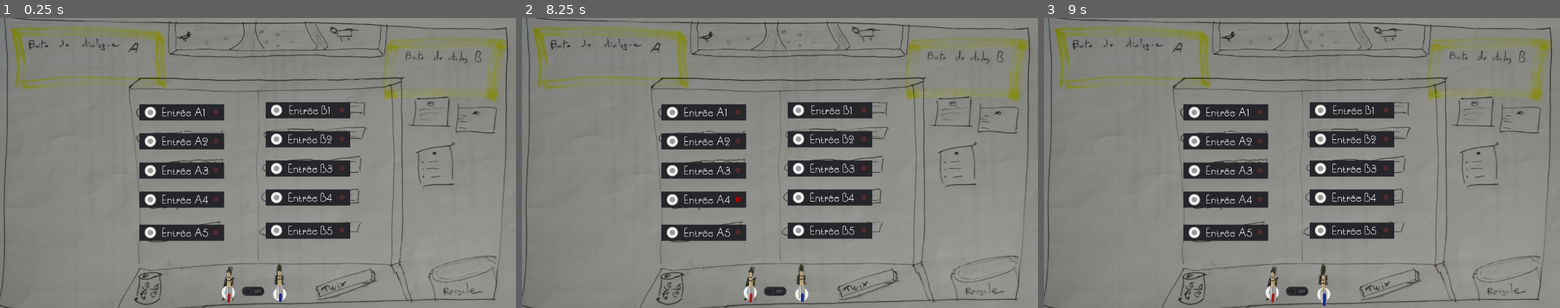
Above: before the commit, frames 1-3 (left to right).
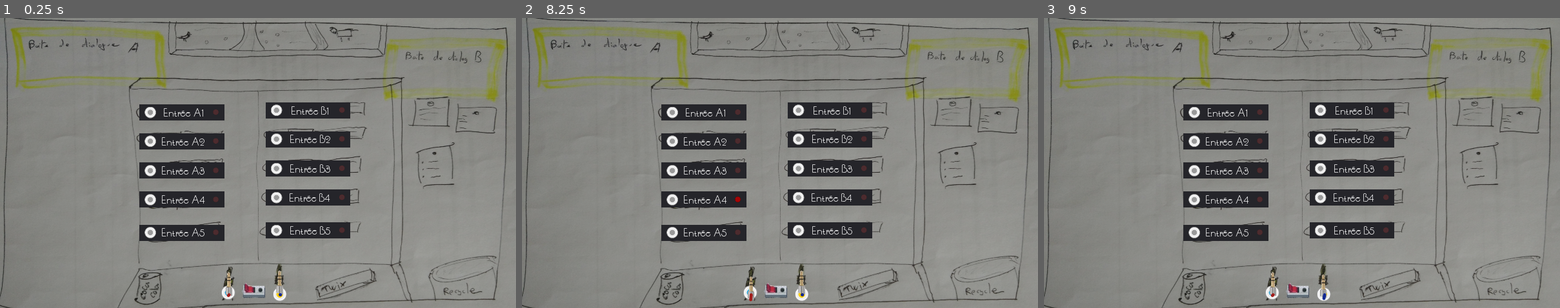
Above: after the commit, the same moments.

Repository: Nutriz/GodotWildJam21
Game: Godot game, scene res://Game.tscn
Two runs of this game, one before a commit and one after it. Both use one fixed random seed, a clock stepped at 60 frames per second and the inputs below.
Inputs (mouse positions are in pixels of both pictures, inside the frame that each line leads up to):
- Up to frame 1 (0.25 s): no input
- Up to frame 2 (8.25 s): tap Enter at 0.5, 2, 3.5 s; move the mouse to (671, 113) at 0.52 s; click (671, 113) at 0.67 s; tap Space (skip) at 1.25, 2.75, 4.25 s; move the mouse to (671, 142) at 1.27 s; click (671, 142) at 1.42 s; move the mouse to (671, 171) at 2.02 s; click (671, 171) at 2.17 s; move the mouse to (671, 200) at 2.77 s; click (671, 200) at 2.92 s; move the mouse to (671, 232) at 3.52 s; click (671, 232) at 3.67 s; move the mouse to (800, 110) at 4.27 s; click (800, 110) at 4.42 s; move the mouse to (800, 139) at 5.02 s; click (800, 139) at 5.17 s; move the mouse to (800, 168) at 5.77 s; click (800, 168) at 5.92 s; move the mouse to (800, 197) at 6.52 s; click (800, 197) at 6.67 s; move the mouse to (800, 229) at 7.27 s; click (800, 229) at 7.42 s; move the mouse to (749, 284) at 8.02 s; click (749, 284) at 8.17 s
- Up to frame 3 (9 s): move the mouse to (1322, 281) at 8.77 s; click (1322, 281) at 8.92 s

The runs differ from the first frame. In frame 1, 1.7% of the frame differs, in the area x 27-98%, y 1-99%; in frame 2, 1.7%; in frame 3, 1.7%.

Commit message:
Added switch etape, also some basic sounds

Diff:
--- a/Game.gd
+++ b/Game.gd
@@ -8,6 +8,7 @@
 	Events.connect("jack_disconnected", self, "on_jack_disconnected")
 	Events.connect("dialogue_finished", self, "on_dialogue_finished")
 	Events.connect("can_be_holded", self, "on_can_be_holded")
+	Global.switch_button = $HoldSwitch
 
 func _process(delta):
 
@@ -30,40 +31,47 @@
 func on_jack_connected(jack_name, input):
 	print(str(jack_name) + " connected to " + str(Global.Inputs.keys()[input.input]))
 	input.set_connected()
+	$SFX/Ringing.stop()
 	if jack_name.ends_with("A"):
 		if input.is_ringing:
 			connectionA = input
 			Events.emit_signal("start_dialogue")
 		else:
 			yield(get_tree().create_timer(0.5), "timeout")
-			$Noise1.play()
-	else:
-		# TODO add if "is already in communication
-		Events.emit_signal("start_answer", input.input)
+			$SFX/Noise1.play()
+	elif connectionA != null and not $HoldSwitch.disabled:
 		connectionB = input.input
 
 func on_jack_disconnected(jack_name, connected_input):
 	print(jack_name + " disconnected from " + str(connected_input))
-	$Noise1.stop()
+	$SFX/Noise1.stop()
 	connected_input.set_disconnected()
 
 func on_dialogue_finished():
 	print("reset")
 	$JackA.reset_position()
 	$JackB.reset_position()
-	$CheckButton.pressed = false
-	$CheckButton.disabled = true
+	$HoldSwitch.pressed = false
+	$HoldSwitch.disabled = true
+	randomize()
+	$CallTimer.wait_time = rand_range(2, 10)
 	$CallTimer.start()
+	print("started new call timer with: " + str($CallTimer.wait_time))
 
 func _on_holding_toggled(button_pressed):
 	if button_pressed and connectionA != null:
 		connectionA.hold_call()
+		$SFX/HoldingNoise.play()
 		Events.emit_signal("holding_input")
+	else:
+		Events.emit_signal("start_answer", connectionB)
+		$SFX/HoldingNoise.stop()
 
 func on_can_be_holded(input):
-	$CheckButton.disabled = false
+	$HoldSwitch.disabled = false
 
 func _on_call_timer_timeout():
 	randomize()
 	var index = randi() % 5
-	$Inputs.get_children()[index].start_call()
+	$Inputs.get_children()[index].start_ringing()
+	$SFX/Ringing.play()
--- a/Game.tscn
+++ b/Game.tscn
@@ -9,6 +9,10 @@
 [ext_resource path="res://Scenes/DialogSystem.tscn" type="PackedScene" id=7]
 [ext_resource path="res://Assets/Sounds/noise1.ogg" type="AudioStream" id=8]
 [ext_resource path="res://Assets/Sounds/click2.ogg" type="AudioStream" id=9]
+[ext_resource path="res://Assets/Sounds/ringing.ogg" type="AudioStream" id=10]
+[ext_resource path="res://Assets/Sprites/switch_button_on.png" type="Texture" id=11]
+[ext_resource path="res://Assets/Sprites/switch_button_off.png" type="Texture" id=12]
+[ext_resource path="res://Assets/Sounds/noise2.ogg" type="AudioStream" id=13]
 
 [node name="Game" type="Node2D"]
 script = ExtResource( 1 )
@@ -145,14 +149,19 @@
 
 [node name="DialogSystem" parent="." instance=ExtResource( 7 )]
 
-[node name="CheckButton" type="CheckButton" parent="."]
-margin_left = 521.981
-margin_top = 659.333
-margin_right = 666.981
-margin_bottom = 699.333
+[node name="HoldSwitch" type="TextureButton" parent="."]
+margin_left = 600.321
+margin_top = 656.849
+margin_right = 676.321
+margin_bottom = 696.849
 focus_mode = 0
 disabled = true
+toggle_mode = true
 enabled_focus_mode = 0
+texture_normal = ExtResource( 12 )
+texture_pressed = ExtResource( 11 )
+texture_hover = ExtResource( 12 )
+texture_disabled = ExtResource( 12 )
 __meta__ = {
 "_edit_use_anchors_": false
 }
@@ -162,10 +171,21 @@
 one_shot = true
 autostart = true
 
-[node name="Noise1" type="AudioStreamPlayer" parent="."]
+[node name="SFX" type="AudioStreamPlayer" parent="."]
+
+[node name="Noise1" type="AudioStreamPlayer" parent="SFX"]
 stream = ExtResource( 8 )
 
-[node name="JackOver" type="AudioStreamPlayer" parent="."]
+[node name="JackOver" type="AudioStreamPlayer" parent="SFX"]
 stream = ExtResource( 9 )
-[connection signal="toggled" from="CheckButton" to="." method="_on_holding_toggled"]
+
+[node name="Ringing" type="AudioStreamPlayer" parent="SFX"]
+stream = ExtResource( 10 )
+volume_db = -5.0
+
+[node name="HoldingNoise" type="AudioStreamPlayer" parent="SFX"]
+stream = ExtResource( 13 )
+volume_db = -24.0
+pitch_scale = 0.81
+[connection signal="toggled" from="HoldSwitch" to="." method="_on_holding_toggled"]
 [connection signal="timeout" from="CallTimer" to="." method="_on_call_timer_timeout"]
--- a/Scenes/Jack.gd
+++ b/Scenes/Jack.gd
@@ -14,7 +14,7 @@
 			picked = event.pressed
 			if not event.pressed and not $Area.get_overlapping_areas().empty():
 				var input_overlapped = $Area.get_overlapping_areas().front()
-				if (name == "JackA" and input_overlapped.is_in_group("inputsA")) or (name == "JackB" and input_overlapped.is_in_group("inputsB")):
+				if (name == "JackA" and input_overlapped.is_in_group("inputsA")) or (name == "JackB" and input_overlapped.is_in_group("inputsB") and Global.switch_button.pressed):
 					var input = $Area.get_overlapping_areas().front().get_parent()
 					self.connected_input = input
 				else:
--- a/Scenes/Jack.tscn
+++ b/Scenes/Jack.tscn
@@ -4,18 +4,20 @@
 [ext_resource path="res://Scenes/Jack.gd" type="Script" id=2]
 
 [sub_resource type="CapsuleShape2D" id=1]
-radius = 4.86356
-height = 49.213
+radius = 10.3836
+height = 39.0493
 
 [node name="Jack" type="Node2D"]
 script = ExtResource( 2 )
 
 [node name="Sprite" type="Sprite" parent="."]
-position = Vector2( 2.49041, 15.3198 )
-rotation = 0.236714
+position = Vector2( 3.24145, 8.31014 )
+rotation = 0.251327
 scale = Vector2( 0.520002, 0.48 )
 skew = 4.37114e-08
 texture = ExtResource( 1 )
+region_enabled = true
+region_rect = Rect2( 0, 0, 50, 120 )
 
 [node name="Area" type="Area2D" parent="."]
 position = Vector2( 1.14157, -0.546944 )
@@ -26,6 +28,6 @@
 shape = SubResource( 1 )
 
 [node name="Cable" type="Position2D" parent="."]
-position = Vector2( 0.698334, 51.7875 )
+position = Vector2( 0.197647, 37.5178 )
 skew = 4.37114e-08
 [connection signal="input_event" from="Area" to="." method="_on_PickArea_input_event"]
--- a/Scenes/JackInput.tscn
+++ b/Scenes/JackInput.tscn
@@ -11,7 +11,7 @@
 font_data = ExtResource( 1 )
 
 [sub_resource type="CircleShape2D" id=2]
-radius = 18.6864
+radius = 15.6582
 
 [sub_resource type="Animation" id=3]
 resource_name = "Red indicator"
--- a/Scripts/Events.gd
+++ b/Scripts/Events.gd
@@ -5,6 +5,7 @@
 
 signal can_be_holded()
 signal holding_input()
+signal two_jacks_connected()
 
 signal start_dialogue()
 signal start_answer()
--- a/Scripts/Global.gd
+++ b/Scripts/Global.gd
@@ -1,3 +1,5 @@
 extends Node
 
 enum Inputs {A1, A2, A3, A4, A5, B1, B2, B3, B4, B5}
+
+var switch_button
--- a/Scripts/JackInput.gd
+++ b/Scripts/JackInput.gd
@@ -12,7 +12,7 @@
 	else:
 		$InputArea.add_to_group("inputsB")
 
-func start_call():
+func start_ringing():
 	is_ringing = true
 	$AnimationPlayer.play("Red indicator")
 
--- a/project.godot
+++ b/project.godot
@@ -28,6 +28,7 @@
 
 window/size/width=1280
 window/size/height=720
+window/stretch/mode="2d"
 
 [input]
 
Not shown, added: Assets/Sounds/ringing.ogg.import
Not shown, added: Assets/Sprites/switch_button.png.import
Binary file added: Assets/Sprites/switch_button_off.png
Not shown, added: Assets/Sprites/switch_button_off.png.import
Binary file added: Assets/Sprites/switch_button_on.png
Not shown, added: Assets/Sprites/switch_button_on.png.import
Not shown: 1 places in Game.tscn that only renumber resources
Not shown, added: Assets/Sounds/ringing.ogg
Not shown, changed: Specs/Specs.md
